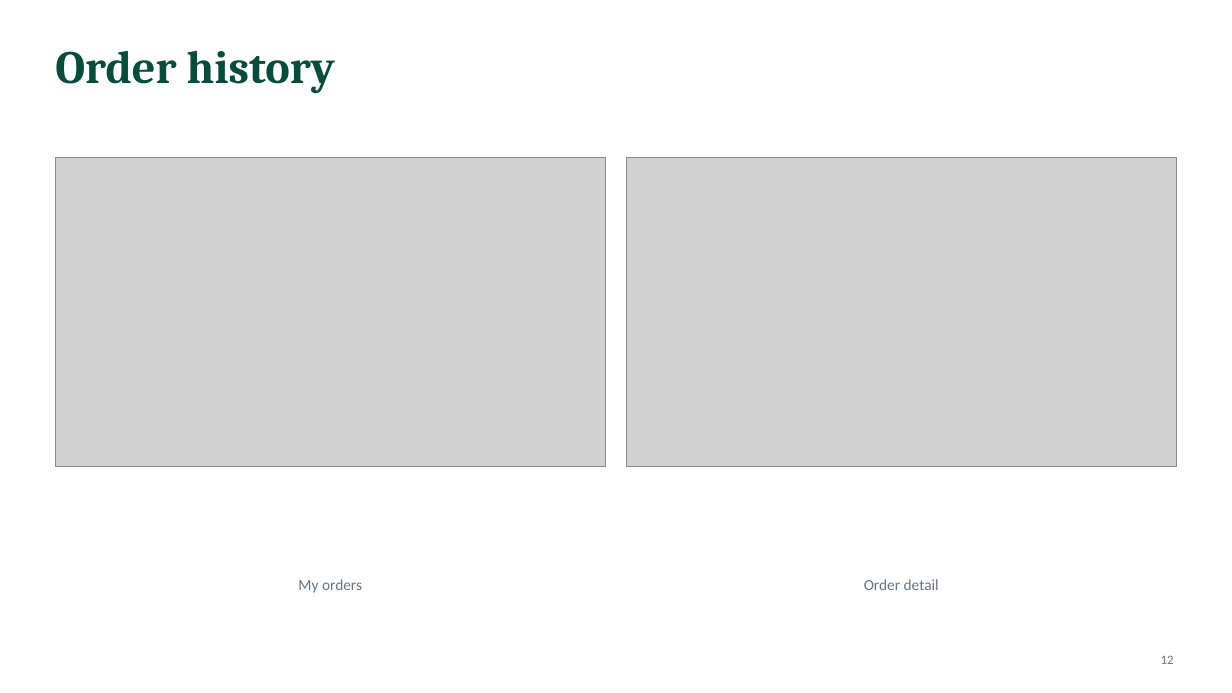
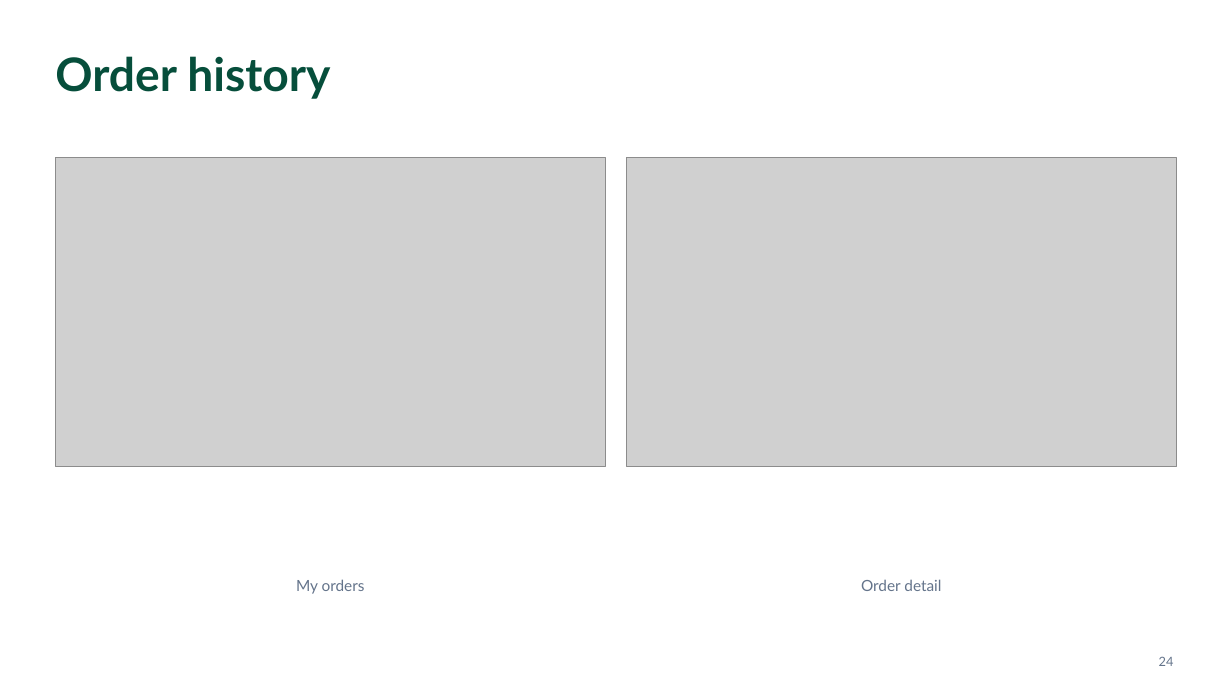
Before and after one commit to sriv95/261342-Database-Project, a slide deck: slide 24 of docs/smash-badminton-shop.pptx (slide 12 before the commit). Drawn at 1232x693 pixels with LibreOffice and Linux fonts; fonts in the diff are those of the drawing; grey boxes stand for pictures. Boxes give left, top, right and bottom in pixels: in the first picture for what was removed or moved away, otherwise in the second. Text is boxed around its words. In the diff, an @@ line names an element or a change of style, - is before the commit and + after.

```diff
--- a/docs/smash-badminton-shop.pptx
+++ b/docs/smash-badminton-shop.pptx
@@ text "Order history" at <box>55,56,330,99</box>: font Cambria to Lato; line spacing 1 to 1.15 @@
@@ text "My orders" at <box>296,579,365,594</box>: font Calibri to Lato; line spacing 1 to 1.15 @@
@@ text "Order detail" at <box>861,579,941,591</box>: font Calibri to Lato; line spacing 1 to 1.15 @@
@@ page number at <box>1159,656,1174,666</box>: text changed; font Calibri to Lato @@
-12
+24
```
Also in this commit, not shown: 11 other slides changed, 19 slides added, 6 slides removed.
